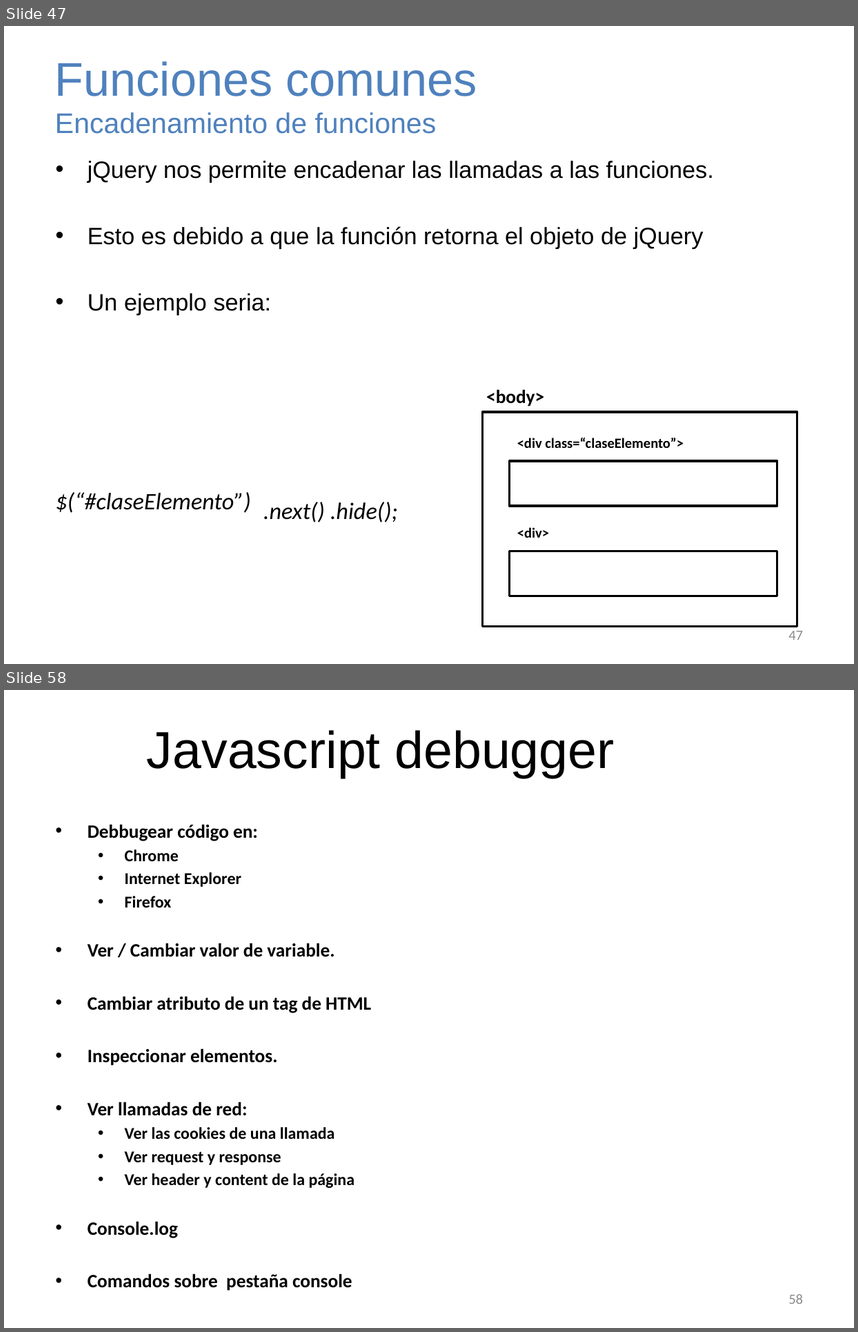
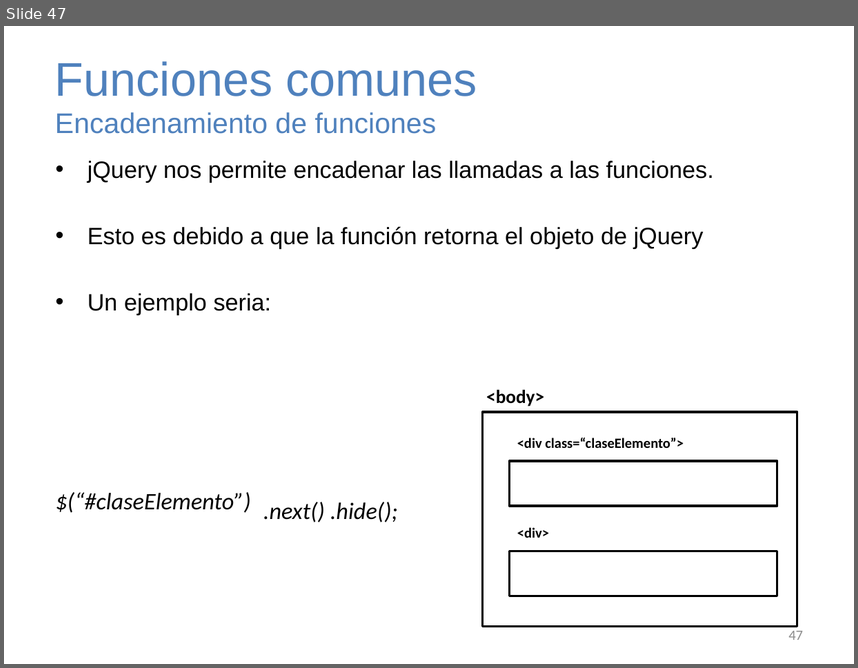
Before and after one commit to AlanNoboa/STKJavascriptJquery, a slide deck: Javascript y JQuery.pptx. Shown one above the other, each under a label of ours: slides 47 and 58 before the commit, slide 47 after it; the slides between them are not shown. The pictures are 858x1332 and 858x668 pixels, drawn with LibreOffice and Linux fonts; fonts in the diff are those of the drawing. Boxes give left, top, right and bottom in pixels: in the first picture for what was removed or moved away, otherwise in the second. Text is boxed around its words. In the diff, an @@ line names an element or a change of style, - is before the commit and + after.

```diff
--- a/Javascript y JQuery.pptx
+++ b/Javascript y JQuery.pptx
@@ slide 58 removed at [4,690,854,1328], background #FFFFFF @@
@@ title removed at [147,730,615,778] @@
-Javascript debugger
@@ text removed at [87,824,371,1288] @@
-• Debbugear código en:
-  • Chrome
-  • Internet Explorer
-  • Firefox
-• Ver / Cambiar valor de variable.
-• Cambiar atributo de un tag de HTML
-• Inspeccionar elementos.
-• Ver llamadas de red:
-  • Ver las cookies de una llamada
-  • Ver request y response
-  • Ver header y content de la página
-• Console.log
-• Comandos sobre pestaña console
@@ page number removed at [789,1294,803,1303] @@
-58
```
Also in this commit, not shown: 1 slide changed, 9 other slides removed.
